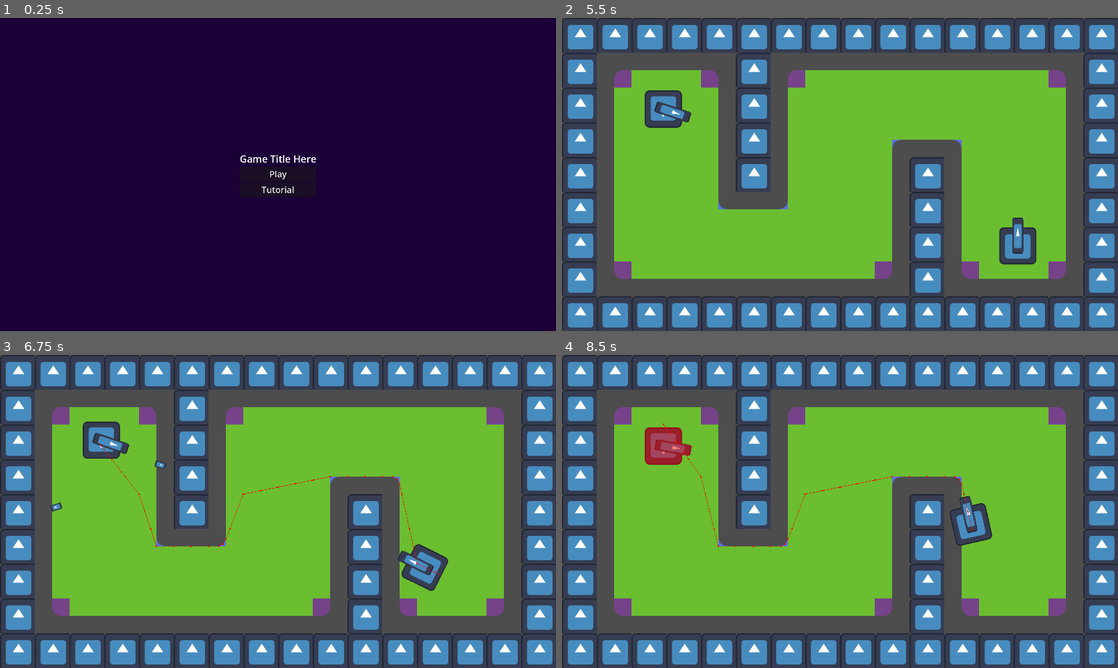
Above: before the commit, frames 1-4 (two rows, left to right).
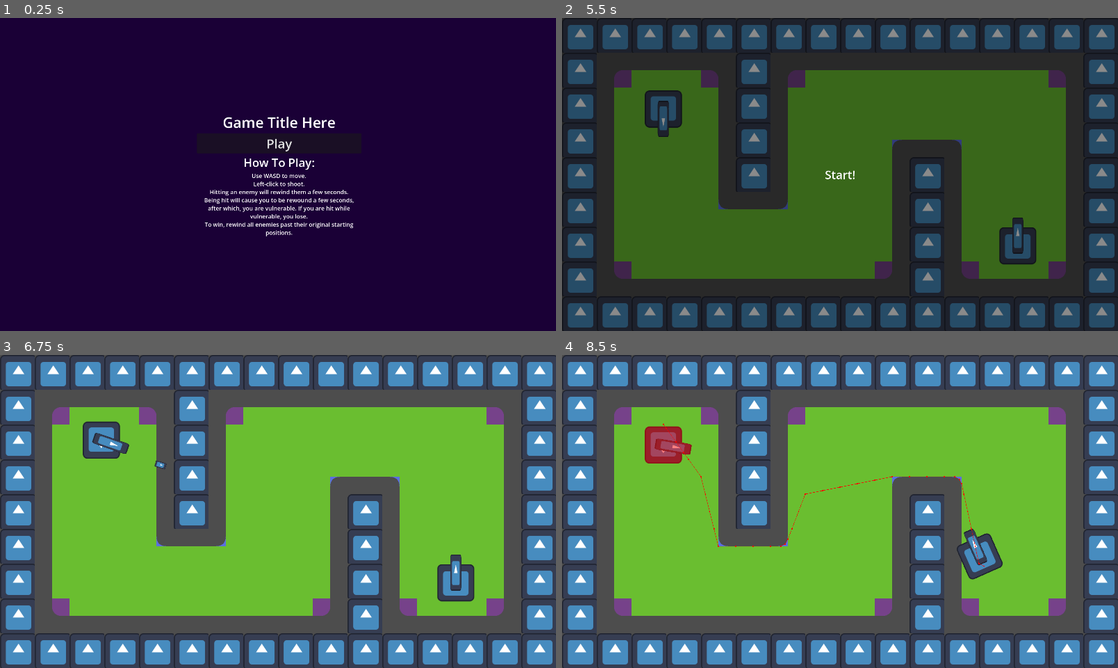
Above: after the commit, the same moments.

Repository: AugWii/GMTK-Game-Jam-Project
Game: Godot game, scene res://scenes/main.tscn
Two runs of this game, one before a commit and one after it. Both use one fixed random seed, a clock stepped at 60 frames per second and the inputs below. The engine's default icon, where the game draws it, is replaced by a stand-in: a white triangle on a blue panel in a dark square.
Inputs (mouse positions are in pixels of both pictures, inside the frame that each line leads up to):
- Up to frame 1 (0.25 s): no input
- Up to frame 2 (5.5 s): click (840, 190) at 0.5 s, where only the run before the commit has a clickable "Tutorial"; click "Play" at 1.25 s; tap Enter at 2, 3.5, 5 s; move the mouse to (962, 158) at 2.02 s; press the mouse at (962, 158) at 2.03 s; hold D (turn_right) 2.03-2.78 s; tap Space at 2.75, 4.25 s; move the mouse to (728, 190) at 2.77 s; release the mouse at (728, 190) at 2.78 s; hold S (move_backward) 2.78-3.53 s; click (728, 190) at 2.85 s; move the mouse to (895, 105) at 3.52 s; press the mouse at (895, 105) at 3.53 s; hold D (turn_right) 3.53-4.28 s; move the mouse to (812, 237) at 4.27 s; release the mouse at (812, 237) at 4.28 s; hold W (move_forward) 4.28-5.03 s; click (812, 237) at 4.35 s; move the mouse to (1006, 221) at 5.02 s; press the mouse at (1006, 221) at 5.03 s; hold A (turn_left) from 5.03 s (still down)
- Up to frame 3 (6.75 s): tap Space at 5.75 s; move the mouse to (111, 464) at 5.77 s; release the mouse at (111, 464) at 5.78 s; click (111, 464) at 5.85 s; move the mouse to (305, 511) at 6.52 s; release A (turn_left) at 6.53 s; press the mouse at (305, 511) at 6.53 s; hold S (move_backward) from 6.53 s (still down)
- Up to frame 4 (8.5 s): move the mouse to (756, 433) at 7.27 s; release S (move_backward) at 7.28 s; release the mouse at (756, 433) at 7.28 s; hold D (turn_right) 7.28-8.03 s; click (756, 433) at 7.35 s; move the mouse to (962, 495) at 8.02 s; press the mouse at (962, 495) at 8.03 s; hold W (move_forward) from 8.03 s (still down)

The runs differ from the first frame. In frame 1, 1.7% of the frame differs, in the area x 36-64%, y 31-70%; in frame 2, 98%, in the area x 0-100%, y 0-100%; in frame 3, 1.8%; in frame 4, 1.6%.

Commit message:
can now load next level

Diff:
--- a/scenes/current_level.gd
+++ b/scenes/current_level.gd
@@ -1,6 +1,11 @@
 extends Node2D
+class_name CurrentLevel
 
 @export var Level1:PackedScene
+
+var currLevel:Node
+var curr_level_num = 0
+signal level_complete
 
 # Called when the node enters the scene tree for the first time.
 func _ready() -> void:
@@ -9,10 +14,19 @@
 
 # Called every frame. 'delta' is the elapsed time since the previous frame.
 func _process(delta: float) -> void:
-	pass
+	if !currLevel:
+		return
+	var enemies_left: int = 0
+	for node in currLevel.get_children():
+		if node is Enemy:
+			enemies_left += 1
+
+	if enemies_left == 0:
+		LoadLevel(curr_level_num + 1)
+		level_complete.emit()
 
 func LoadLevel(levelNum:int) -> void:
-	var currLevel:Node
+	curr_level_num = levelNum
 	for child in get_children():
 		child.queue_free()
 	if(levelNum == 1):
--- a/scenes/main.tscn
+++ b/scenes/main.tscn
@@ -64,3 +64,4 @@
 Level1 = ExtResource("7_o6xl0")
 
 [connection signal="start_game" from="MainMenu" to="." method="_on_main_menu_start_game"]
+[connection signal="level_complete" from="Current Level" to="." method="_on_current_level_level_complete"]
--- a/scenes/main_menu.tscn
+++ b/scenes/main_menu.tscn
@@ -29,27 +29,38 @@
 anchor_left = 0.5
 anchor_right = 0.5
 anchor_bottom = 1.0
-offset_left = -62.5
-offset_right = 62.5
+offset_left = -280.0
+offset_right = 288.0
 grow_horizontal = 2
 grow_vertical = 2
 alignment = 1
 
 [node name="Label" type="Label" parent="Control/VBoxContainer" unique_id=937825085]
 layout_mode = 2
-theme_override_font_sizes/font_size = 34
+theme_override_font_sizes/font_size = 50
 text = "Game Title Here"
 horizontal_alignment = 1
 
 [node name="PlayButton" type="Button" parent="Control/VBoxContainer" unique_id=1639825468]
 layout_mode = 2
-theme_override_font_sizes/font_size = 30
+theme_override_font_sizes/font_size = 44
 text = "Play"
 
-[node name="TutorialButton" type="Button" parent="Control/VBoxContainer" unique_id=972932566]
+[node name="Label2" type="Label" parent="Control/VBoxContainer" unique_id=1662710927]
 layout_mode = 2
-theme_override_font_sizes/font_size = 30
-text = "Tutorial"
+theme_override_font_sizes/font_size = 40
+text = "How To Play:"
+horizontal_alignment = 1
+
+[node name="RichTextLabel" type="RichTextLabel" parent="Control/VBoxContainer" unique_id=1528956963]
+layout_mode = 2
+theme_override_font_sizes/normal_font_size = 20
+text = "Use WASD to move.
+Left-click to shoot.
+Hitting an enemy will rewind them a few seconds.
+Being hit will cause you to be rewound a few seconds, after which, you are vulnerable. If you are hit while vulnerable, you lose.
+To win, rewind all enemies past their original starting positions."
+fit_content = true
+horizontal_alignment = 1
 
 [connection signal="pressed" from="Control/VBoxContainer/PlayButton" to="." method="_on_play_button_pressed"]
-[connection signal="pressed" from="Control/VBoxContainer/TutorialButton" to="." method="_on_tutorial_button_pressed"]
--- a/scripts/main.gd
+++ b/scripts/main.gd
@@ -2,6 +2,7 @@
 
 @onready var main_menu = $MainMenu
 @onready var camera: Camera2D = $Camera2D
+@onready var level: CurrentLevel = $"Current Level"
 
 func _ready() -> void:
 	get_tree().paused = true
@@ -11,6 +12,7 @@
 	pass
 
 func _on_main_menu_start_game() -> void:
+	level.LoadLevel(1)
 	countdown_func()
 
 func countdown_func() -> void:
@@ -18,8 +20,9 @@
 	var countdown_ui = $GUI/Control/Countdown
 	var countdown_label: Label = $GUI/Control/Countdown/CountdownLabel
 	var countdown: int = 3
-	$"Current Level".LoadLevel(1)
 	countdown_ui.visible = true
+	countdown_label.text = "Level " + str(level.curr_level_num)
+	await get_tree().create_timer(1.0).timeout
 	while countdown > 0:
 		countdown_label.text = str(countdown)
 		await get_tree().create_timer(1.0).timeout
@@ -28,3 +31,10 @@
 	await get_tree().create_timer(1.0).timeout
 	countdown_ui.visible = false
 	get_tree().paused = false
+
+func level_lose() -> void:
+	level.LoadLevel(level.curr_level_num)
+	countdown_func()
+
+func _on_current_level_level_complete() -> void:
+	countdown_func()
--- a/scripts/main_menu.gd
+++ b/scripts/main_menu.gd
@@ -5,6 +5,3 @@
 func _on_play_button_pressed() -> void:
 	visible = false
 	start_game.emit()
-
-func _on_tutorial_button_pressed() -> void:
-	pass # Replace with function body.
--- a/scripts/player.gd
+++ b/scripts/player.gd
@@ -107,7 +107,7 @@
 		is_vulnerable = false
 		$Body.material.set_shader_parameter("is_vulnerable", false)
 		cannon_sprite.material.set_shader_parameter("is_vulnerable", false)
-		$/root/Main.countdown_func()
+		$/root/Main.level_lose()
 		return
 	if rewind_pos.size() > 0:
 		is_rewinding = true
